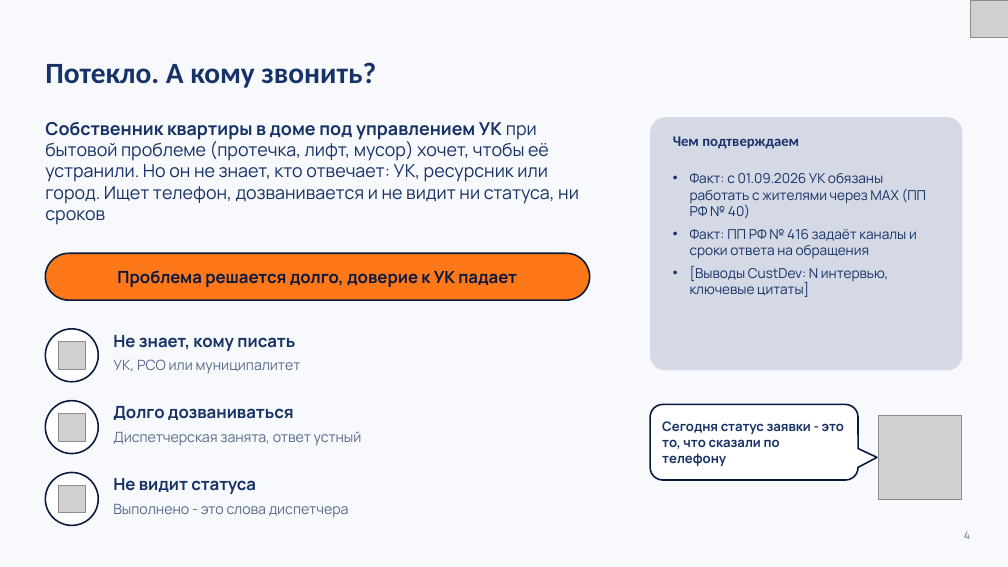
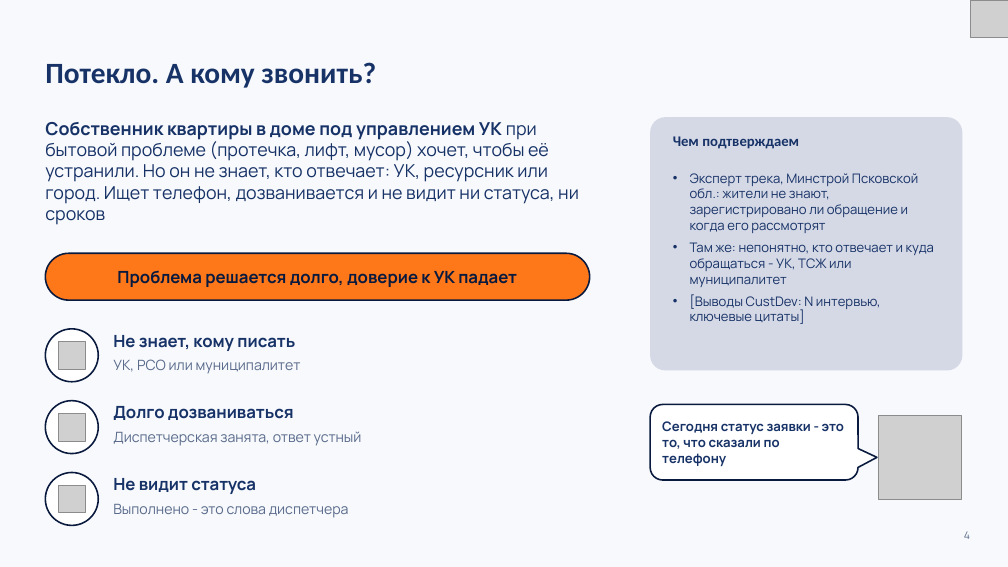
Before and after one commit to K1rL3s/vkmax-mobilization, a slide deck: slide 4 of docs/preza/zheka.pptx. Drawn at 1008x567 pixels with LibreOffice and Linux fonts; fonts in the diff are those of the drawing; grey boxes stand for pictures. Boxes give left, top, right and bottom in pixels: in the first picture for what was removed or moved away, otherwise in the second. Text is boxed around its words. In the diff, an @@ line names an element or a change of style, - is before the commit and + after.

```diff
--- a/docs/preza/zheka.pptx
+++ b/docs/preza/zheka.pptx
@@ text at (x1=690, y1=173, x2=934, y2=287): text changed; size 13 to 12.5 pt @@
-• Факт: с 01.09.2026 УК обязаны работать с жителями через MAX (ПП РФ № 40)
-• Факт: ПП РФ № 416 задаёт каналы и сроки ответа на обращения
+• Эксперт трека, Минстрой Псковской обл.: жители не знают, зарегистрировано ли обращение и когда его рассмотрят
+• Там же: непонятно, кто отвечает и куда обращаться - УК, ТСЖ или муниципалитет
@@ text at (x1=690, y1=294, x2=881, y2=324): size 13 to 12.5 pt in "[Выводы CustDev: N интервью, ключевые цитаты]" @@
```
Also in this commit, not shown: 20 other slides changed, 2 slides added, 1 slide removed, 10 other files.
